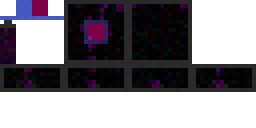
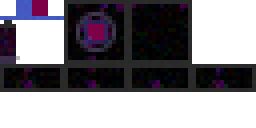
Layered file, before and after one edit (256x128). Changes by layer:
painted on "reenactor_map.png" over [0, 12, 116, 64]
